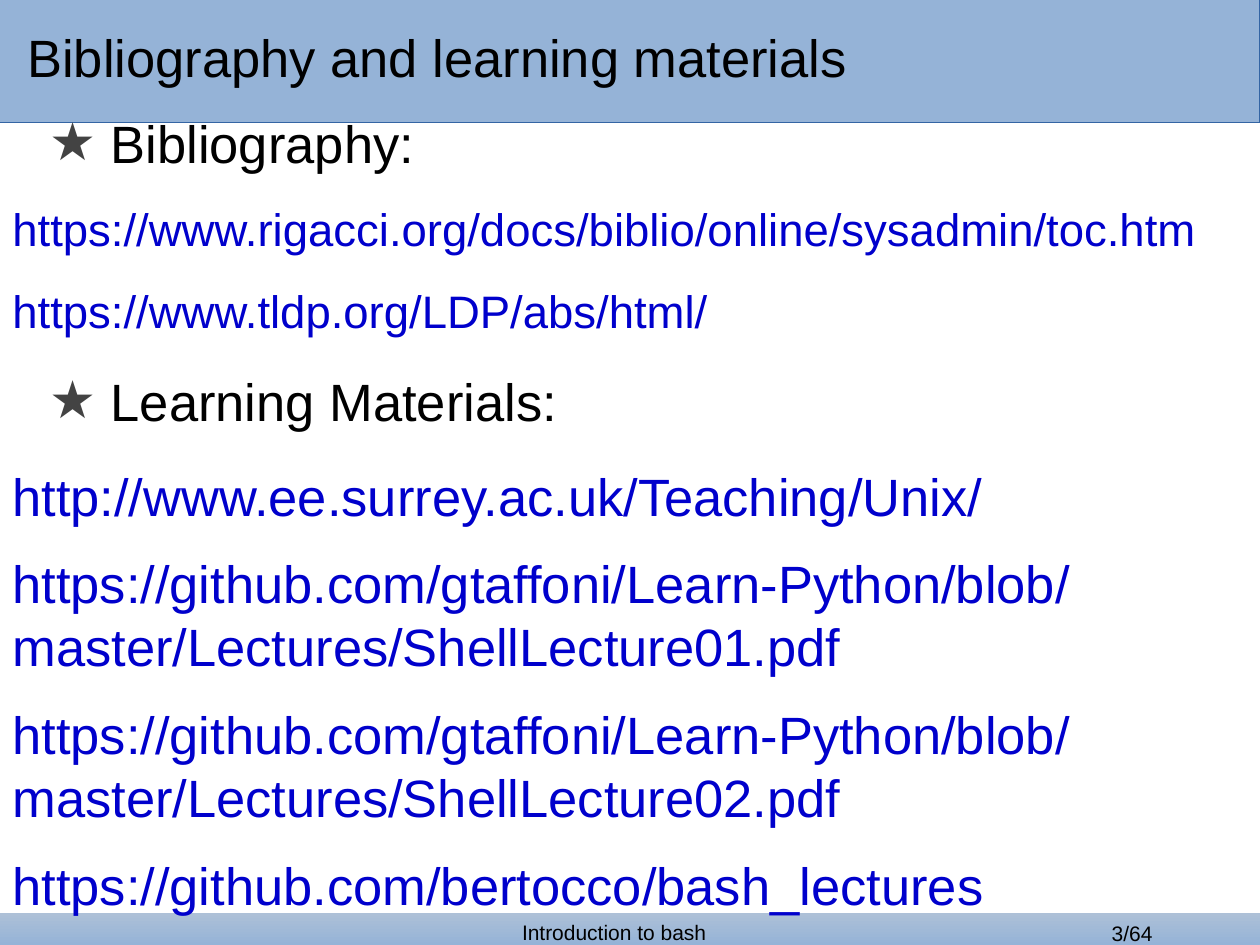
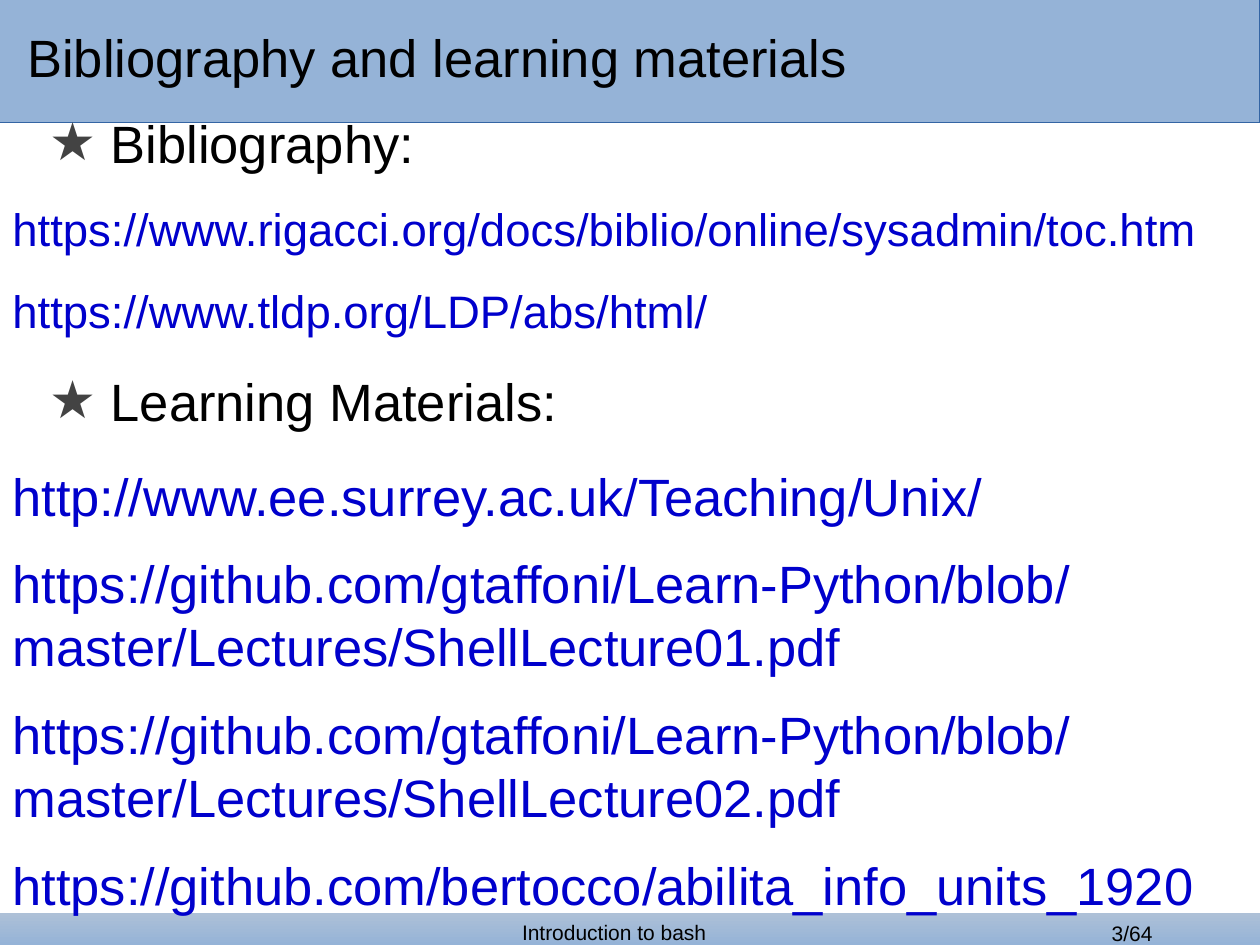
Before and after one commit to bertocco/abilita_info_units_1920, a slide deck: slide 3 of lezioni/bash_lessons/bash_1.odp. Drawn at 1260x945 pixels with LibreOffice and Linux fonts; fonts in the diff are those of the drawing; background and template pictures are left out. Boxes give left, top, right and bottom in pixels: in the first picture for what was removed or moved away, otherwise in the second. Text is boxed around its words. In the diff, an @@ line names an element or a change of style, - is before the commit and + after.

Commit message:
Bibliography fixed

```diff
--- a/lezioni/bash_lessons/bash_1.odp
+++ b/lezioni/bash_lessons/bash_1.odp
@@ text at [12, 867, 1193, 916]: text changed @@
-https://github.com/bertocco/bash_lectures
+https://github.com/bertocco/abilita_info_units_1920
```
